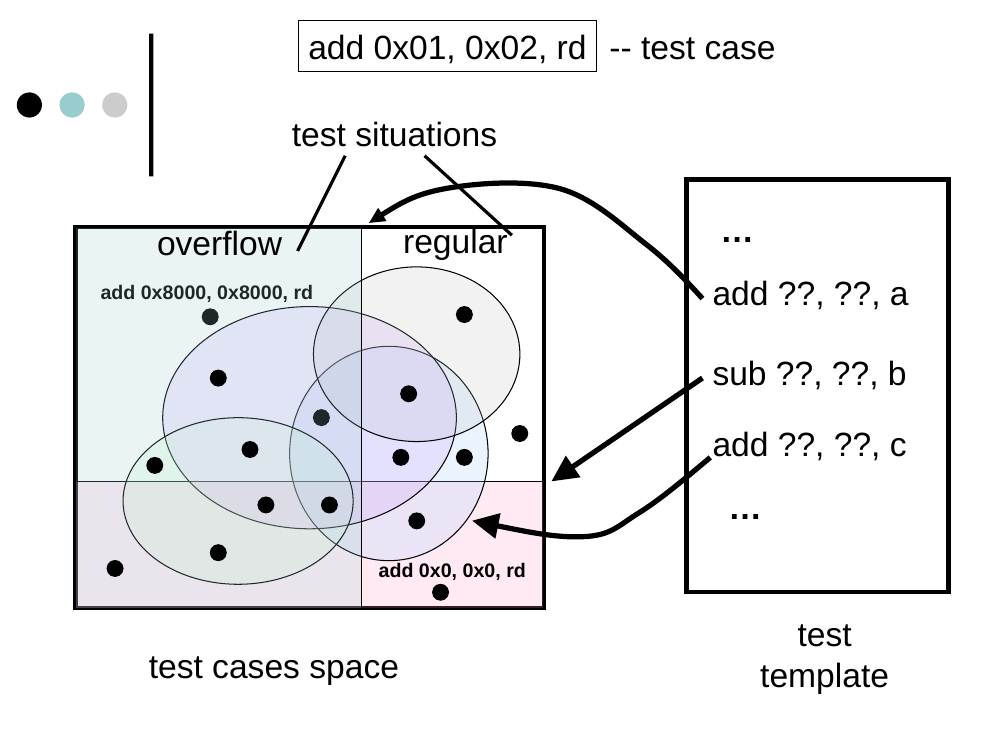
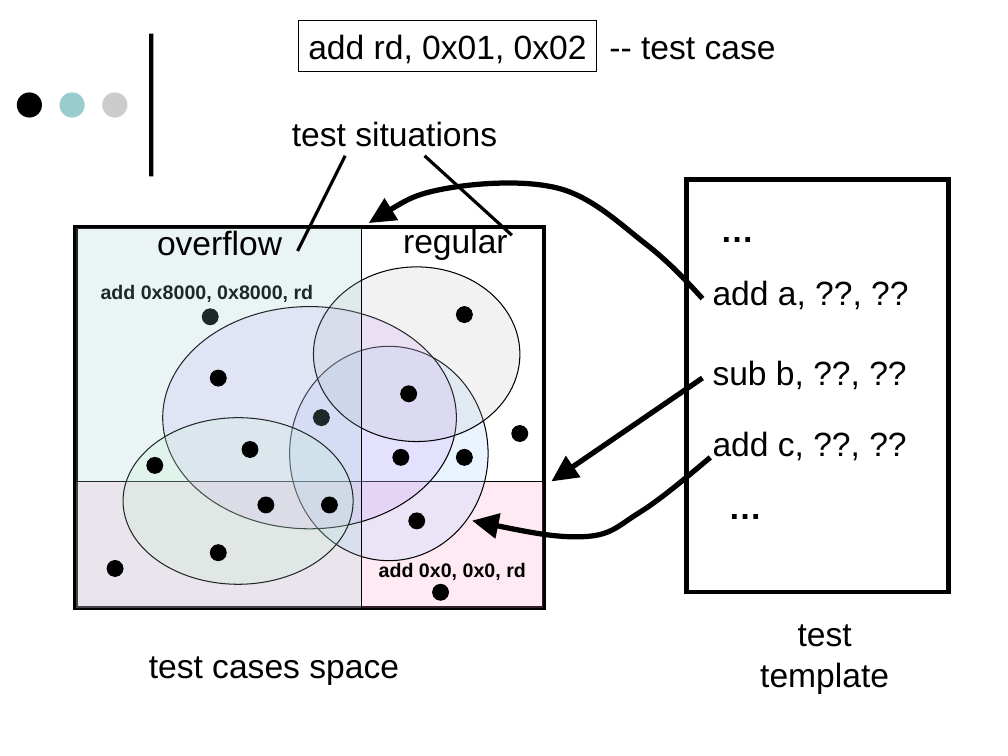
Before and after one commit to kornevgen/tesla-project, a slide deck: slide 4 of TeSLa/papers/SYRCoSE2008/show/mips64.ppt. Drawn at 1008x756 pixels with LibreOffice and Linux fonts; fonts in the diff are those of the drawing. Boxes give left, top, right and bottom in pixels: in the first picture for what was removed or moved away, otherwise in the second. Text is boxed around its words. In the diff, an @@ line names an element or a change of style, - is before the commit and + after.

```diff
--- a/TeSLa/papers/SYRCoSE2008/show/mips64.ppt
+++ b/TeSLa/papers/SYRCoSE2008/show/mips64.ppt
@@ text in rectangle at (x1=308, y1=34, x2=587, y2=64): text changed @@
-add 0x01, 0x02, rd
+add rd, 0x01, 0x02
@@ text at (x1=713, y1=280, x2=806, y2=310): text changed @@
-add ??, ??, a
+add a, ??, ??
@@ text at (x1=713, y1=360, x2=804, y2=390): text changed @@
-sub ??, ??, b
+sub b, ??, ??
@@ text at (x1=713, y1=431, x2=804, y2=461): text changed @@
-add ??, ??, c
+add c, ??, ??
```
Also in this commit, not shown: 2 other slides changed, 1 slide added.
